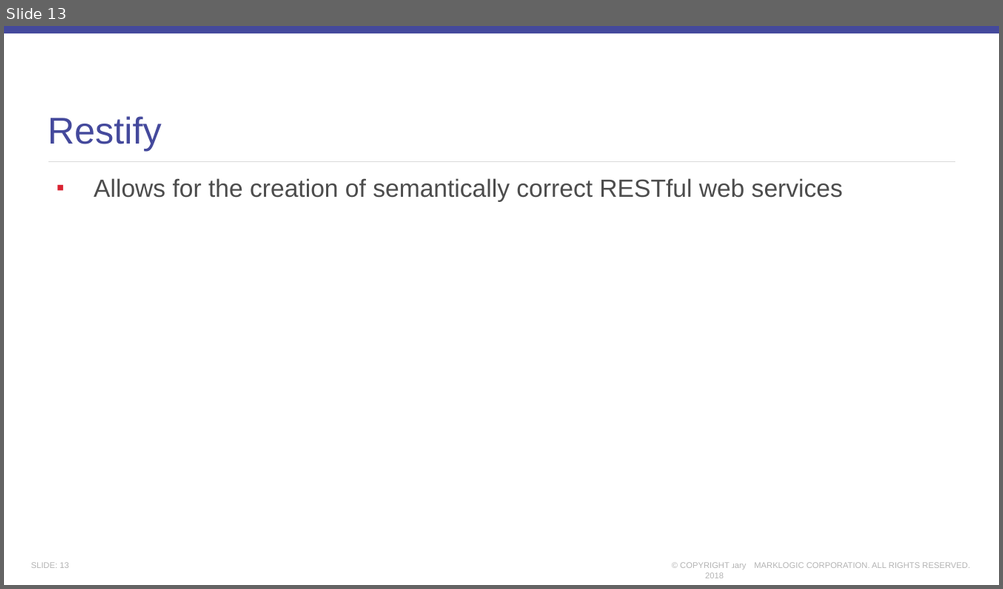
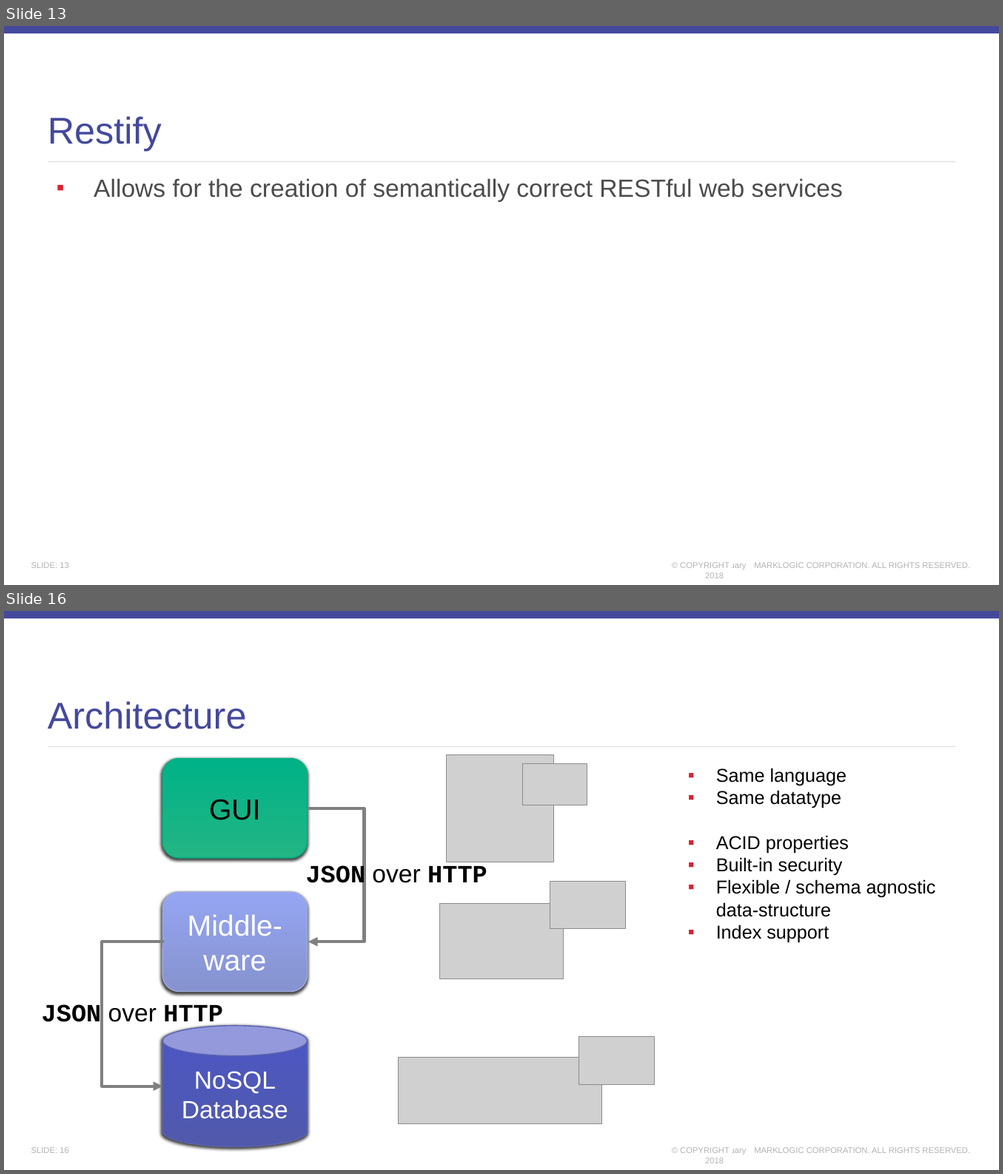
Before and after one commit to StevenDufresne/2018-jsconf.asia, a slide deck: slides.pptx. Shown one above the other, each under a label of ours: slide 13 before the commit, slides 13 and 16 after it; the slides between them are not shown. The pictures are 1003x589 and 1003x1174 pixels, drawn with LibreOffice and Linux fonts; fonts in the diff are those of the drawing; grey boxes stand for pictures; background and template pictures are left out. Boxes give left, top, right and bottom in pixels: in the first picture for what was removed or moved away, otherwise in the second. Text is boxed around its words. In the diff, an @@ line names an element or a change of style, - is before the commit and + after.

```diff
--- a/slides.pptx
+++ b/slides.pptx
@@ slide 16 added at (4,611,999,1170), background #FFFFFF; not listed: 7 template elements that a slide beside it also shows @@
@@ title added at (48,701,247,729), 36 pt, text #44499C @@
+Architecture
@@ rounded rectangle added at (162,759,307,858), fill gradient #23B684 to #00B388, outline #00AF85 1 pt, 28 pt, text #010101 @@
+GUI
@@ picture added at (447,755,554,863) @@
@@ picture added at (523,764,586,805) @@
@@ text added at (716,768,936,943), 18 pt, text #010101 @@
+▪ Same language
+▪ Same datatype
+▪ ACID properties
+▪ Built-in security
+▪ Flexible / schema agnostic data-structure
+▪ Index support
@@ elbow arrow added from (307, 809) to (308, 943), #808080 3 pt @@
@@ text added at (306,865,487,890), 24 pt, text #010101, bold @@
+JSON over HTTP
@@ rounded rectangle added at (162,892,307,991), fill gradient #8693D0 to #95A6F2, outline #A0ABE0 1 pt, 28 pt, text #FFFFFF @@
+Middle-ware
@@ picture added at (549,881,625,929) @@
@@ picture added at (440,903,563,979) @@
@@ elbow arrow added from (164, 943) to (162, 1087), #808080 3 pt @@
@@ text added at (42,1003,223,1028), 24 pt, text #010101, bold @@
+JSON over HTTP
@@ cylinder added at (162,1026,307,1147), fill gradient #5159AC to #4C58C6, outline #5C64B0 1 pt, 24 pt, text #FFFFFF @@
+NoSQL
+Database
@@ picture added at (578,1037,654,1085) @@
@@ picture added at (398,1058,602,1125) @@
```
Also in this commit, not shown: 12 other slides changed, 5 other slides added, 3 slides removed, 5 other files.
